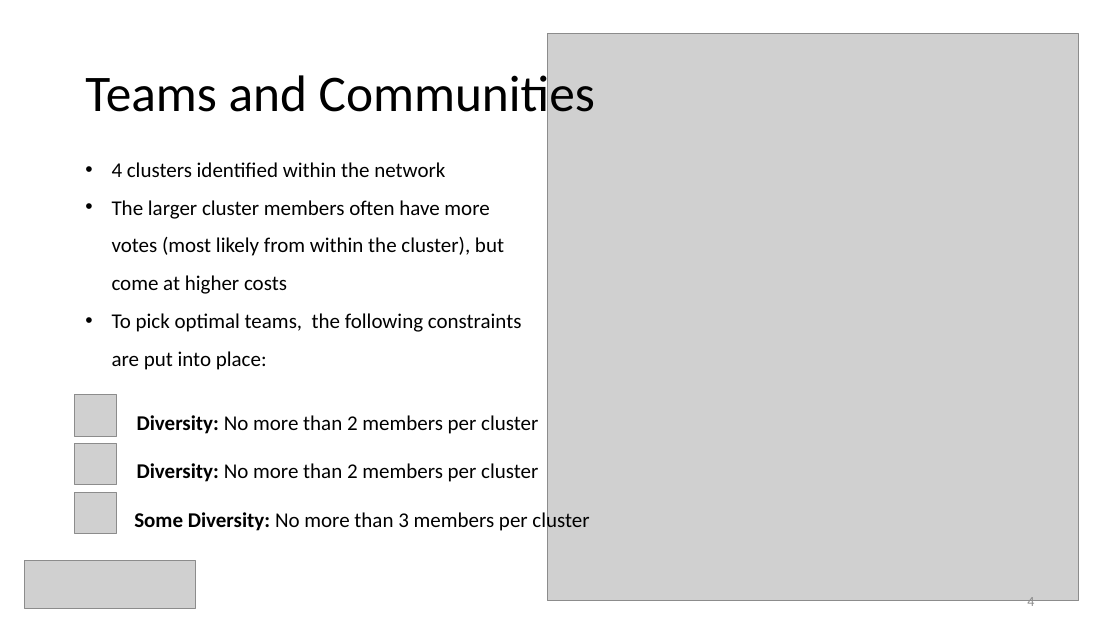
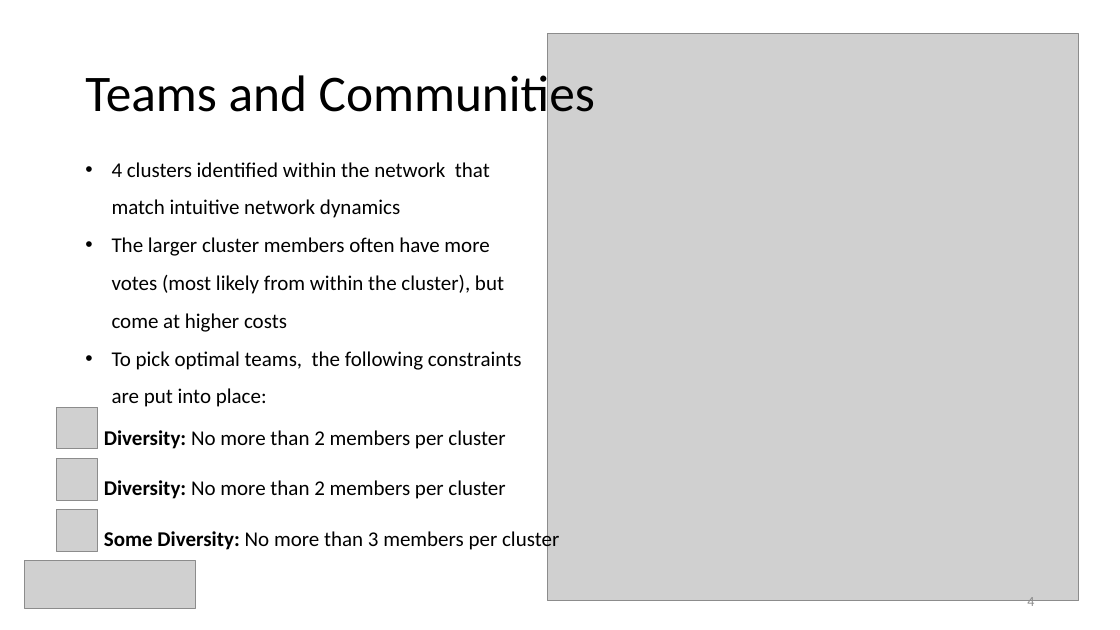
Before and after one commit to ceciliacheungns/Analytics_In_Business, a slide deck: slide 5 of Presentation.pptx. Drawn at 1120x630 pixels with LibreOffice and Linux fonts; fonts in the diff are those of the drawing; grey boxes stand for pictures. Boxes give left, top, right and bottom in pixels: in the first picture for what was removed or moved away, otherwise in the second. Text is boxed around its words. In the diff, an @@ line names an element or a change of style, - is before the commit and + after.

```diff
--- a/Presentation.pptx
+++ b/Presentation.pptx
@@ text at (112, 162, 490, 218): text changed @@
-• 4 clusters identified within the network
+• 4 clusters identified within the network that match intuitive network dynamics
@@ picture: place and size @@
-picture at (75, 395, 117, 437)
+picture at (56, 408, 98, 450)
@@ text "Diversity: No more than 2 ...": place and size @@
-text "Diversity: No more than 2 ..." at (137, 415, 538, 434)
+text "Diversity: No more than 2 ..." at (104, 430, 559, 552)
@@ text at (104, 430, 505, 449): line spacing 1.5 to 2 @@
@@ picture: place and size @@
-picture at (75, 444, 117, 486)
+picture at (56, 459, 98, 501)
@@ text removed at (137, 463, 538, 482) @@
-Diversity: No more than 2 members per cluster
@@ text at (104, 480, 559, 552): paragraphs added @@
+Diversity: No more than 2 members per cluster
+Some Diversity: No more than 3 members per cluster
@@ picture: place and size @@
-picture at (75, 492, 117, 534)
+picture at (56, 510, 98, 552)
@@ text removed at (134, 510, 589, 534) @@
-Some Diversity: No more than 3 members per cluster
```
Also in this commit, not shown: 3 other slides changed.
